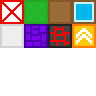
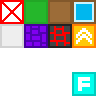
Layer changes from the first 96 x 96 image to the second:
painted on "레이어 6" over (72, 72, 96, 96)
